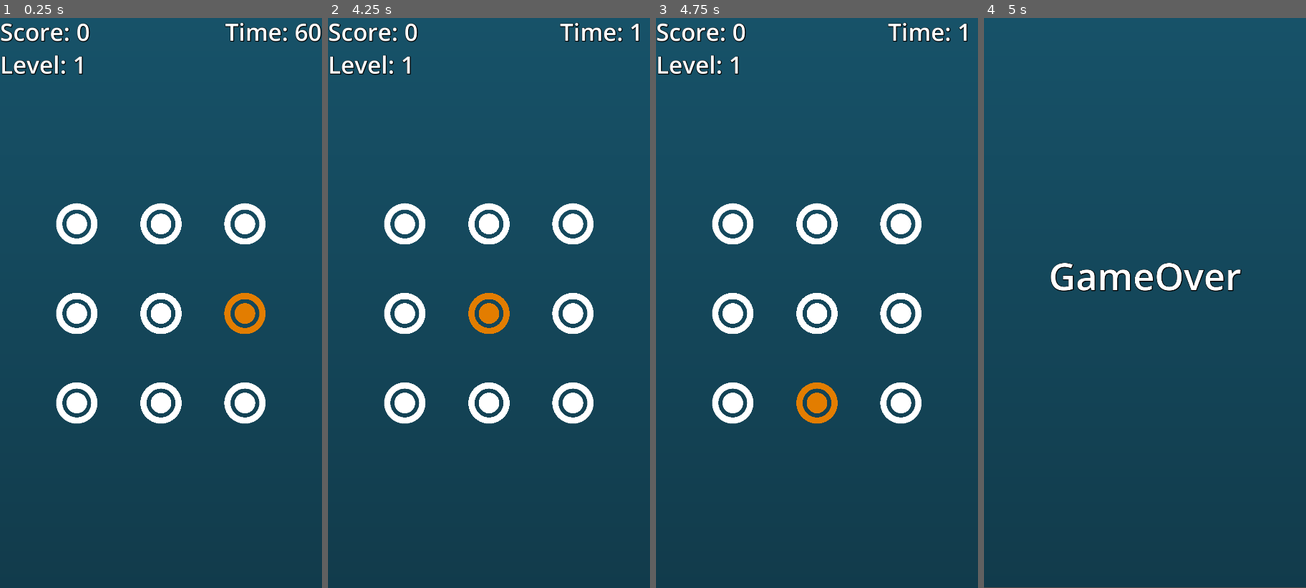
Above: before the commit, frames 1-4 (left to right).
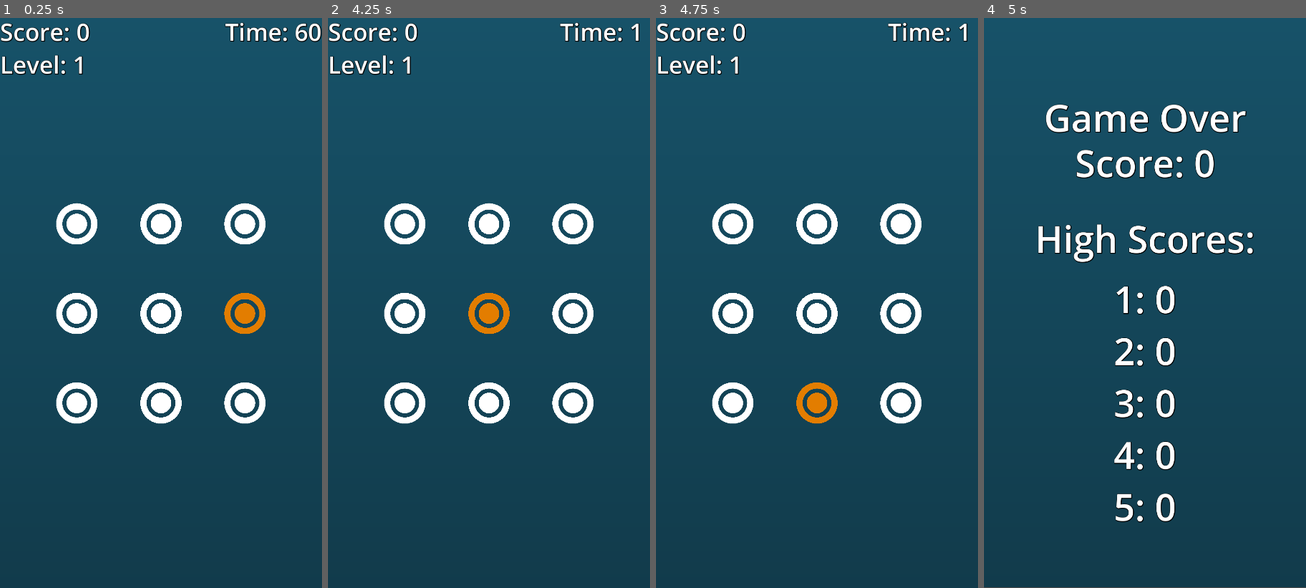
Above: after the commit, the same moments.

Repository: tJamesD/dot-line-matcher
Game: Godot game, scene res://Scenes/main.tscn
The game is run twice, just before and just after one commit, with the same random seed, the same clock (stepped at 60 frames per second) and the same inputs.
Inputs (mouse positions are in pixels of both pictures, inside the frame that each line leads up to):
- Up to frame 1 (0.25 s): no input
- Up to frame 2 (4.25 s): tap Enter at 0.5, 2.75 s; move the mouse to (405, 223) at 0.52 s; tap Space at 1.25, 3.5 s; move the mouse to (489, 223) at 1.27 s; move the mouse to (572, 223) at 2.02 s; move the mouse to (405, 314) at 2.77 s; move the mouse to (489, 314) at 3.52 s
- Up to frame 3 (4.75 s): tap Enter at 4.25 s; move the mouse to (900, 314) at 4.27 s
- Up to frame 4 (5 s): no input

Frames 1-3 are identical in both runs. In frame 4, 6.9% of the frame differs, in the area x 16-84%, y 15-89%.
Error after the commit: Invalid access of index '1' on a base object of type: 'Array'. (res://Scenes/game_over.gd:11)

Commit message:
high scores are being displayed

Diff:
--- /dev/null
+++ b/Scenes/game_over.gd
@@ -0,0 +1,15 @@
+extends Control
+
+@onready var current_run_score_label = $CanvasLayer/Score
+@onready var data_label = $CanvasLayer/Data
+
+func _ready():
+	current_run_score_label.text = "Score: " + str(SaveGames.last_score)
+
+	var scores = SaveGames.get_keys()
+
+	data_label.text = "1: " + str(int(scores[0])) + "\n" + \
+					  "2: " + str(int(scores[1])) + "\n" + \
+					  "3: " + str(int(scores[2])) + "\n" + \
+					  "4: " + str(int(scores[3])) + "\n" + \
+					  "5: " + str(int(scores[4])) + "\n"
--- a/Scenes/game_over.tscn
+++ b/Scenes/game_over.tscn
@@ -1,4 +1,6 @@
-[gd_scene load_steps=4 format=3 uid="uid://c7whuc1ktrb00"]
+[gd_scene load_steps=8 format=3 uid="uid://c7whuc1ktrb00"]
+
+[ext_resource type="Script" uid="uid://cwe6oqmevvt5c" path="res://Scenes/game_over.gd" id="1_ojehl"]
 
 [sub_resource type="Gradient" id="Gradient_7u77a"]
 colors = PackedColorArray(0.0915493, 0.324222, 0.413157, 1, 0.0486, 0.14277, 0.18, 1)
@@ -14,6 +16,21 @@
 shadow_size = 8
 shadow_color = Color(0, 0, 0, 1)
 
+[sub_resource type="LabelSettings" id="LabelSettings_i2yjh"]
+font_size = 125
+shadow_size = 8
+shadow_color = Color(0, 0, 0, 1)
+
+[sub_resource type="LabelSettings" id="LabelSettings_8fo1c"]
+font_size = 125
+shadow_size = 8
+shadow_color = Color(0, 0, 0, 1)
+
+[sub_resource type="LabelSettings" id="LabelSettings_ek8ke"]
+font_size = 125
+shadow_size = 8
+shadow_color = Color(0, 0, 0, 1)
+
 [node name="Main" type="Control"]
 layout_mode = 3
 anchors_preset = 15
@@ -21,6 +38,7 @@
 anchor_bottom = 1.0
 grow_horizontal = 2
 grow_vertical = 2
+script = ExtResource("1_ojehl")
 
 [node name="CanvasLayer" type="CanvasLayer" parent="."]
 
@@ -38,19 +56,71 @@
 stretch_mode = 6
 
 [node name="GameOver" type="Label" parent="CanvasLayer"]
+anchors_preset = 5
+anchor_left = 0.5
+anchor_right = 0.5
+offset_left = -339.5
+offset_top = 257.0
+offset_right = 339.5
+offset_bottom = 602.0
+grow_horizontal = 2
+text = "Game Over
+"
+label_settings = SubResource("LabelSettings_ojehl")
+horizontal_alignment = 1
+vertical_alignment = 1
+
+[node name="Score" type="Label" parent="CanvasLayer"]
 anchors_preset = 8
 anchor_left = 0.5
 anchor_top = 0.5
 anchor_right = 0.5
 anchor_bottom = 0.5
-offset_left = -206.5
-offset_top = -111.5
-offset_right = 206.5
-offset_bottom = 111.5
+offset_left = -214.0
+offset_top = -638.0
+offset_right = 214.0
+offset_bottom = -293.0
 grow_horizontal = 2
 grow_vertical = 2
-text = "GameOver
-"
-label_settings = SubResource("LabelSettings_ojehl")
+text = "Score: "
+label_settings = SubResource("LabelSettings_i2yjh")
 horizontal_alignment = 1
 vertical_alignment = 1
+
+[node name="HighScores" type="Label" parent="CanvasLayer"]
+anchors_preset = 8
+anchor_left = 0.5
+anchor_top = 0.5
+anchor_right = 0.5
+anchor_bottom = 0.5
+offset_left = -369.0
+offset_top = -297.0
+offset_right = 370.0
+offset_bottom = -126.0
+grow_horizontal = 2
+grow_vertical = 2
+text = "High Scores:"
+label_settings = SubResource("LabelSettings_8fo1c")
+horizontal_alignment = 1
+vertical_alignment = 1
+
+[node name="Data" type="Label" parent="CanvasLayer"]
+anchors_preset = 8
+anchor_left = 0.5
+anchor_top = 0.5
+anchor_right = 0.5
+anchor_bottom = 0.5
+offset_left = -105.0
+offset_top = -95.0
+offset_right = 105.0
+offset_bottom = 772.0
+grow_horizontal = 2
+grow_vertical = 2
+text = "1: 0
+2: 0
+3: 0
+4: 0
+5: 0"
+label_settings = SubResource("LabelSettings_ek8ke")
+horizontal_alignment = 1
+vertical_alignment = 1
--- a/Scripts/SaveGames.gd
+++ b/Scripts/SaveGames.gd
@@ -3,6 +3,7 @@
 var score_dict = {}
 var score_array = []
 var equal
+var last_score = 0
 
 var save_path = "user://highscores.save"
 
@@ -10,6 +11,7 @@
 	_load_scores()
 
 func add_score(score: int, name: String):
+	last_score = score
 	if _check_max_scores():
 		#score_dict.set(score, name)
 		score_array.append({"name":name, "score" :score})
@@ -55,3 +57,9 @@
 			new_high_score = true
 			break;
 	return new_high_score
+
+func get_keys() -> Array:
+	var retArr = []
+	for dict in score_array:
+		retArr.append(dict["score"])
+	return retArr;
Not shown, added: Scenes/game_over.gd.uid
